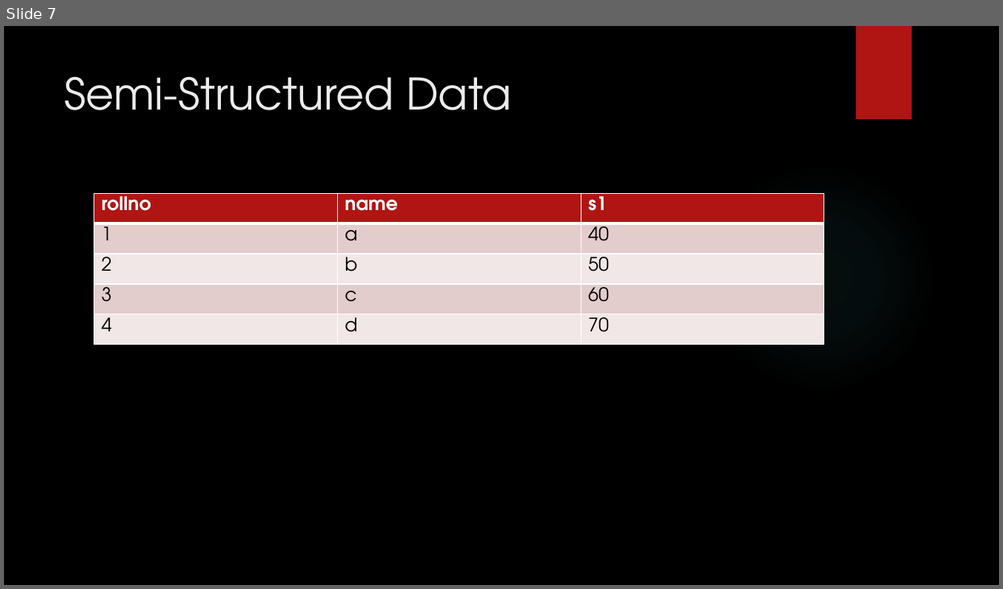
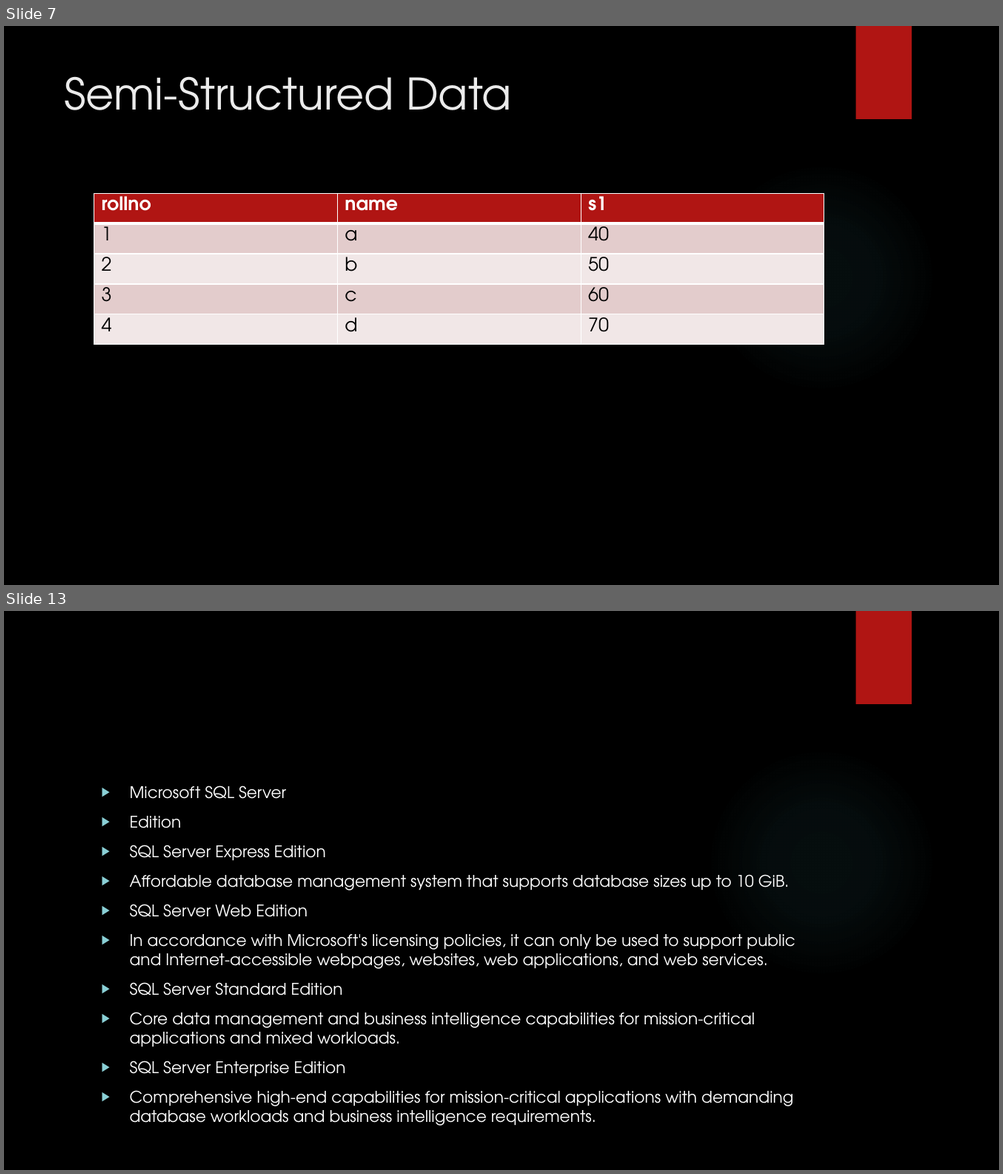
Before and after one commit to karthick1808/hadoopfundamentals, a slide deck: New Microsoft PowerPoint Presentation.pptx. Shown one above the other, each under a label of ours: slide 7 before the commit, slides 7 and 13 after it; the slides between them are not shown. The pictures are 1003x589 and 1003x1174 pixels, drawn with LibreOffice and Linux fonts; fonts in the diff are those of the drawing; background and template pictures are left out. Boxes give left, top, right and bottom in pixels: in the first picture for what was removed or moved away, otherwise in the second. Text is boxed around its words. In the diff, an @@ line names an element or a change of style, - is before the commit and + after.

```diff
--- a/New Microsoft PowerPoint Presentation.pptx
+++ b/New Microsoft PowerPoint Presentation.pptx
@@ slide 13 added at box(4, 611, 999, 1170), background picture (left out); not listed: 2 template elements that a slide beside it also shows @@
@@ text added at box(130, 786, 794, 1126), 15.5 pt, text #FFFFFF @@
+▶ Microsoft SQL Server
+▶ Edition
+▶ SQL Server Express Edition
+▶ Affordable database management system that supports database sizes up to 10 GiB.
+▶ SQL Server Web Edition
+▶ In accordance with Microsoft's licensing policies, it can only be used to support public and Internet-accessible webpages, websites, web applications, and web services.
+▶ SQL Server Standard Edition
+▶ Core data management and business intelligence capabilities for mission-critical applications and mixed workloads.
+▶ SQL Server Enterprise Edition
+▶ Comprehensive high-end capabilities for mission-critical applications with demanding database workloads and business intelligence requirements.
```
Also in this commit, not shown: 6 other slides added.
